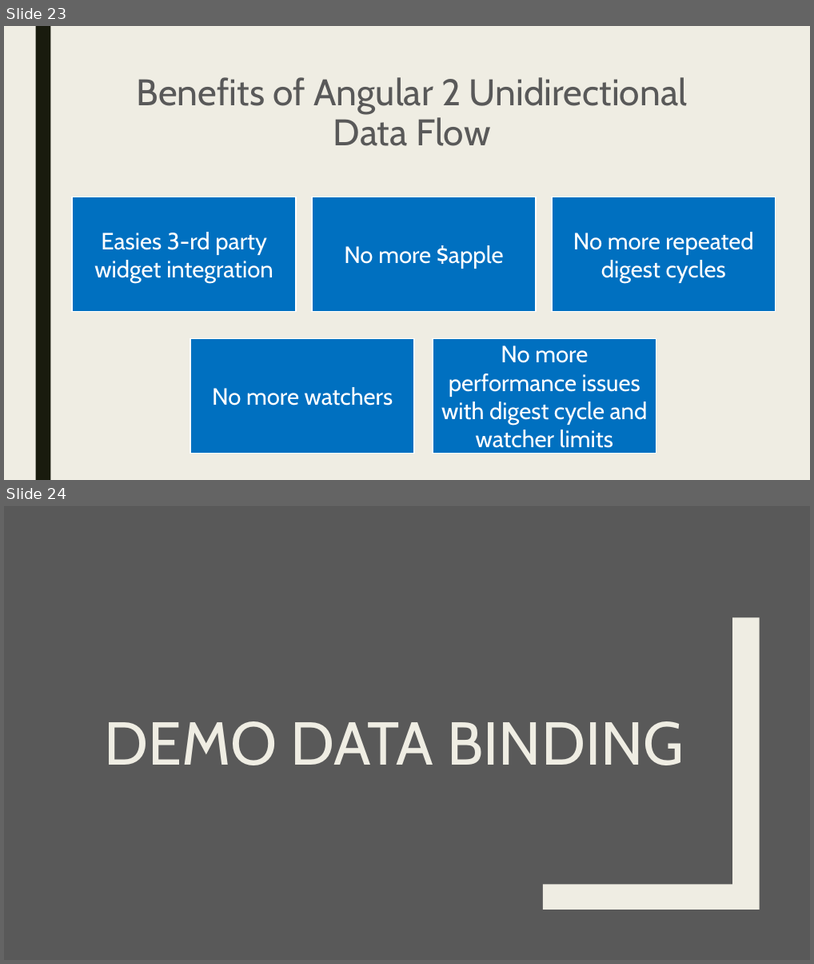
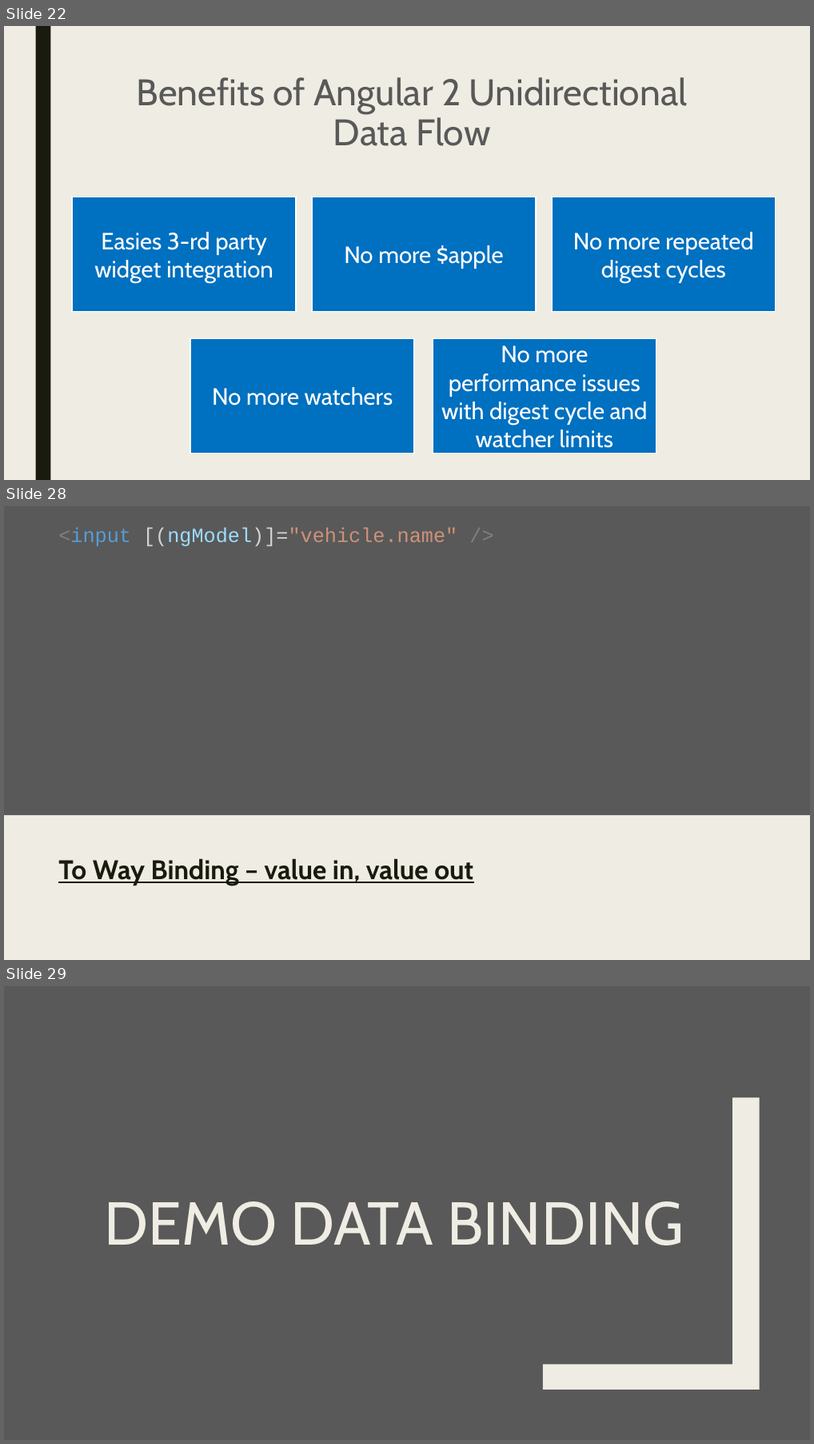
Before and after one commit to pkyurkchiev/mean-stack, a slide deck: presentations/angular2.pptx. Shown one above the other, each under a label of ours: slides 23 and 24 before the commit, slides 22, 28 and 29 after it; the slides between them are not shown. The pictures are 814x964 and 814x1444 pixels, drawn with LibreOffice and Linux fonts; fonts in the diff are those of the drawing. Boxes give left, top, right and bottom in pixels: in the first picture for what was removed or moved away, otherwise in the second. Text is boxed around its words. In the diff, an @@ line names an element or a change of style, - is before the commit and + after.

```diff
--- a/presentations/angular2.pptx
+++ b/presentations/angular2.pptx
@@ slide 28 added at (4,506,810,960), background #EFEDE3 @@
@@ rectangle added at (4,506,810,815), fill #595959 @@
@@ title added at (58,527,458,546), 24 pt, text #CE9178 @@
+<input [(ngModel)]="vehicle.name" />
@@ text added at (58,858,474,885), 32 pt, text #191B0E, bold, underline @@
+To Way Binding – value in, value out
@@ what was slide 23 is now slide 22 @@
@@ what was slide 24 is now slide 29 @@
```
Also in this commit, not shown: 1 slide changed, 17 other slides added, 5 slides removed.
